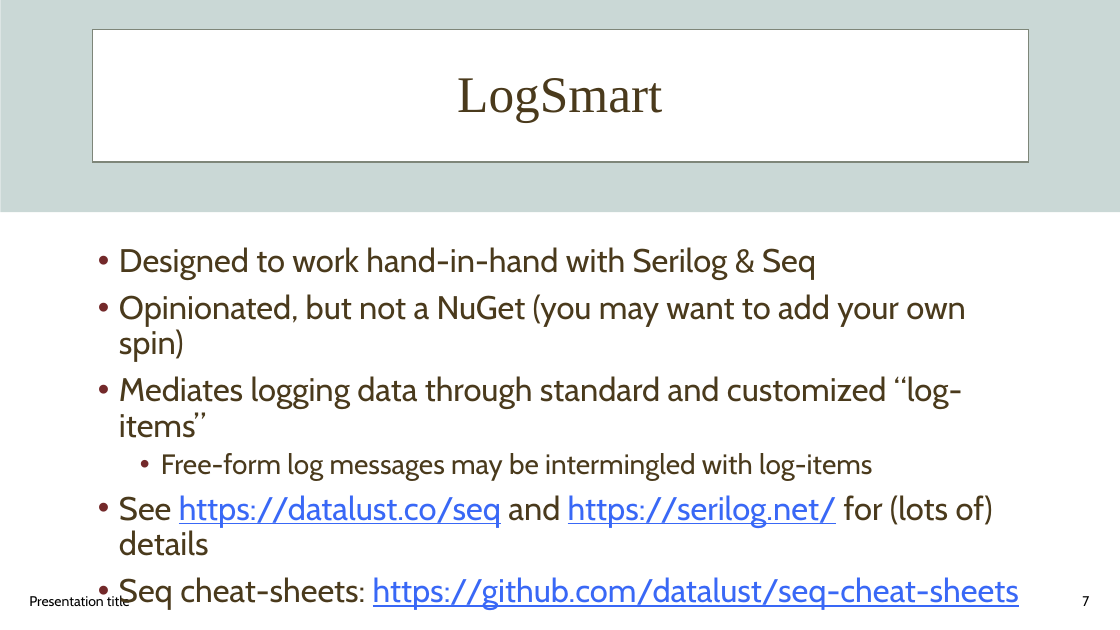
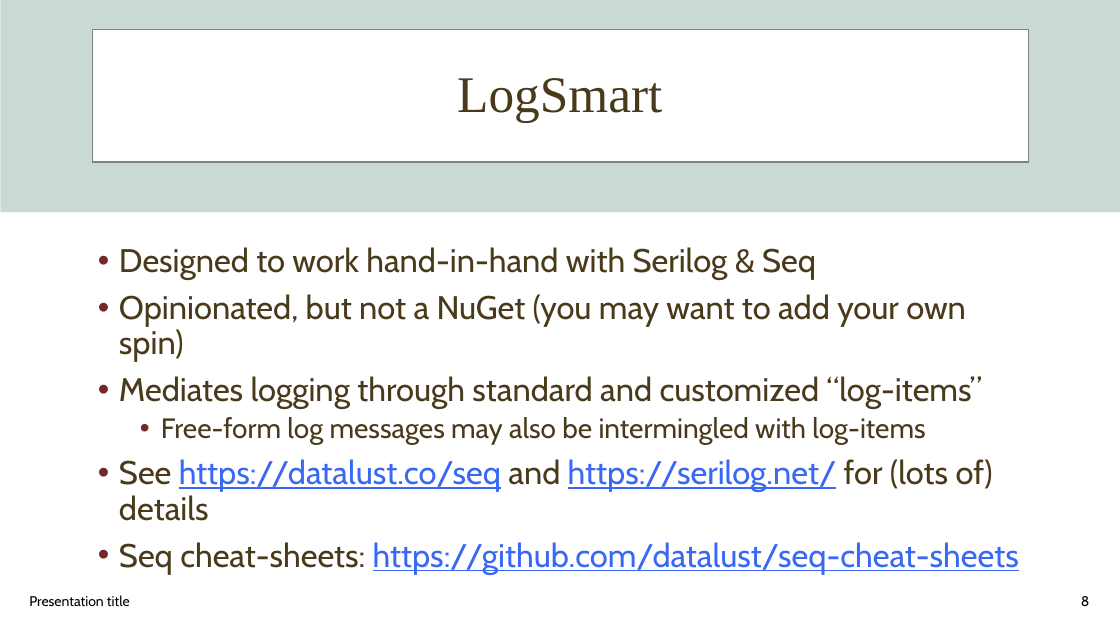
Before and after one commit to squideyes/PdnErrorHandling, a slide deck: slide 8 of PDN May 2023.pptx (slide 7 before the commit). Drawn at 1120x630 pixels with LibreOffice and Linux fonts; fonts in the diff are those of the drawing; background and template pictures are left out. Boxes give left, top, right and bottom in pixels: in the first picture for what was removed or moved away, otherwise in the second. Text is boxed around its words. In the diff, an @@ line names an element or a change of style, - is before the commit and + after.

```diff
--- a/PDN May 2023.pptx
+++ b/PDN May 2023.pptx
@@ text at (119,376,982,445): text changed @@
-• Mediates logging data through standard and customized “log-items”
-  • Free-form log messages may be intermingled with log-items
+• Mediates logging through standard and customized “log-items”
+  • Free-form log messages may also be intermingled with log-items
@@ page number at (1081,596,1090,606): text changed @@
-7
+8
```
Also in this commit, not shown: 5 other slides changed, 3 slides added, 3 other files.
